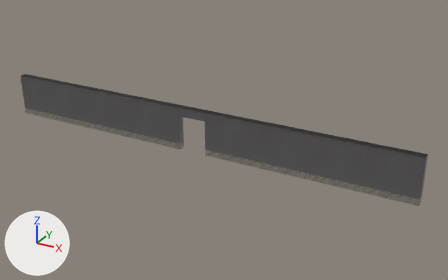
A saved change to the FBX model Assets/Model/Environment/long wall shop door.fbx.
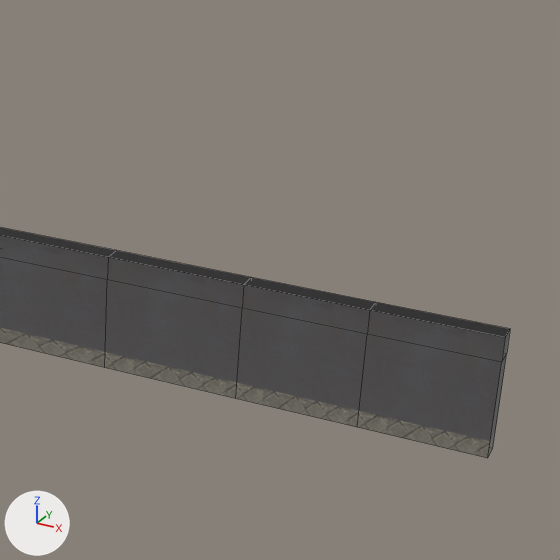
Each version is shown whole from a 50 mm lens placed at (40.0, -64.4, 34.8), pointed at (3.7, 1.6, 1.8), then close up on the part from 50% to 100% of the width and 8% to 88% of the height. Arrows for +X, +Y and +Z are at lower left; the lights stay in place. The older version's two pictures come first. The close-ups show mesh edges as thin lines.

In view in the first close-up: 'long wall shop door'.
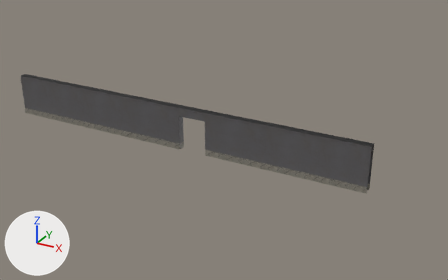
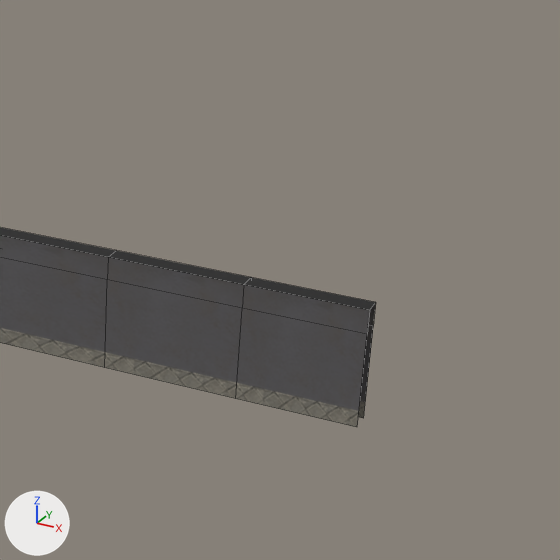
Commit message: new wall

Where the change shows, as pixel boxes (x1, y1, x2, y2) in the close-ups (560 x 560 px):
'long wall shop door', reshaped: before (0, 227, 510, 458); after (0, 227, 376, 427)
part 1 of me_cube_071, deleted: before (357, 302, 510, 458)

The change, as a list of edits to the scene's bpy script:
```text
Change me_cube_071:
    used by ob_long_wall_shop_door; location = (0.0, 0.0, 0.0)
    verts and faces of me_cube_071; kept vertices keep their numbers, new ones are numbered from 60
    before: 0 (29.8, -0.5, 0.0) at pixel (487, 458), 1 (29.8, -0.5, 6.0) at pixel (505, 337), 2 (23.8, -0.5, 0.0) at pixel (357, 427), 3 (23.8, -0.5, 6.0) at pixel (369, 310), 4 (29.8, 0.5, 0.0) at pixel (492, 448)
    before: 5 (29.8, 0.5, 6.0) at pixel (510, 328), 6 (23.8, 0.5, 0.0), 7 (23.8, 0.5, 6.0) at pixel (375, 302), 40 (29.8, -0.5, 4.8) at pixel (501, 362), 41 (23.8, -0.5, 4.8) at pixel (367, 334)
    before: 42 (23.8, 0.5, 4.8), 43 (29.8, 0.5, 4.8) at pixel (506, 353)
    remove me_cube_071.from_pydata(...)  # 60 vertices, 50 faces; spans x -30.2..29.8, y -0.5..0.5, z 0.0..6.0
    add me_cube_071.from_pydata(...)  # 54 vertices, 43 faces; spans x -30.2..23.8, y -0.5..0.5, z 0.0..6.0
    me_cube_071 part 1
    add delete_vertices([0, 1, 4, 5, 40, 43])  # with the faces that use them
```
